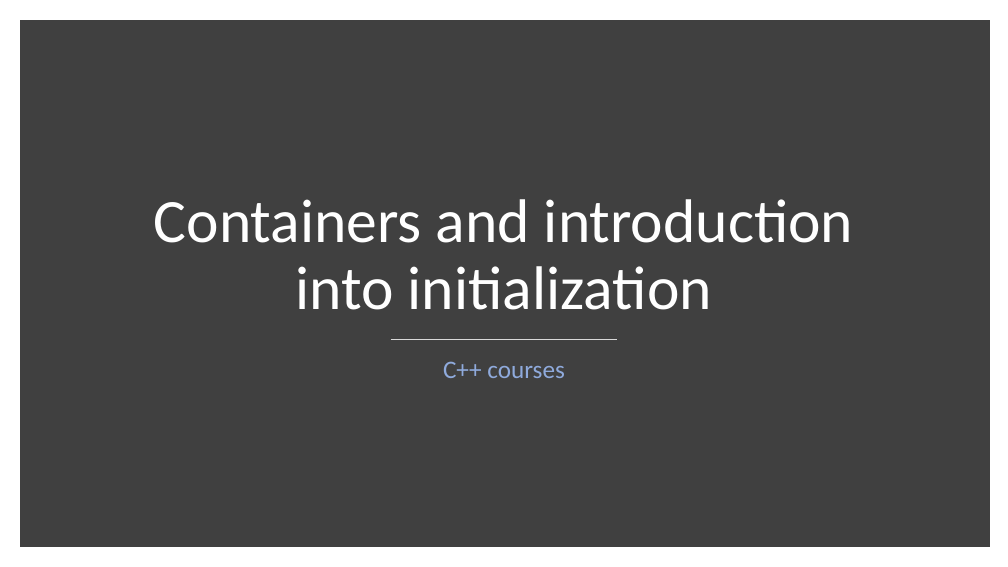
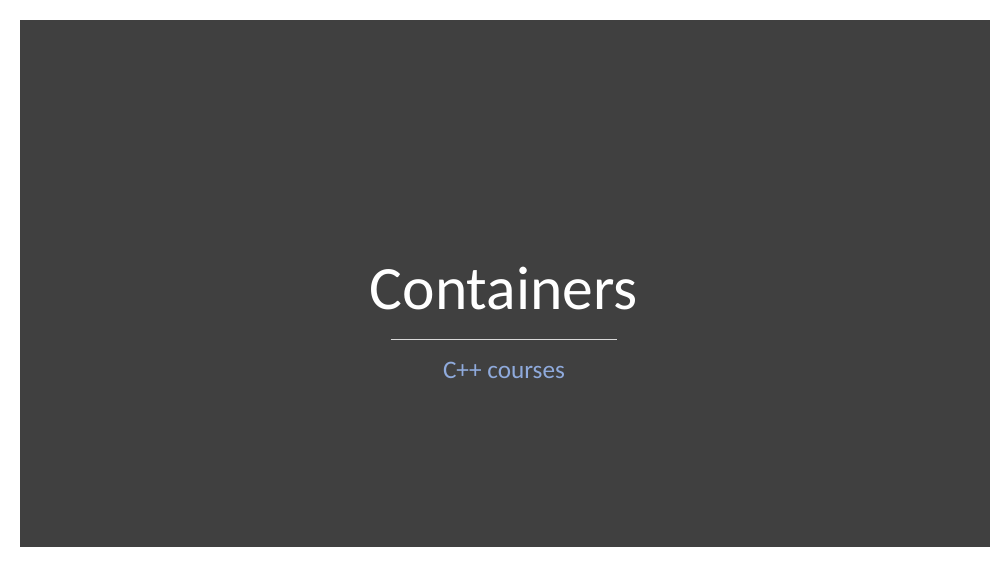
Before and after one commit to rarutyun/cpp-courses, a slide deck: slide 1 of 03_containrers_and_initialization/03_containers.pptx. Drawn at 1008x567 pixels with LibreOffice and Linux fonts; fonts in the diff are those of the drawing. Boxes give left, top, right and bottom in pixels: in the first picture for what was removed or moved away, otherwise in the second. Text is boxed around its words. In the diff, an @@ line names an element or a change of style, - is before the commit and + after.

```diff
--- a/03_containrers_and_initialization/03_containers.pptx
+++ b/03_containrers_and_initialization/03_containers.pptx
@@ title at [370,266,638,310]: text changed @@
-Containers and introduction into initialization
+Containers
```
Also in this commit, not shown: 13 other slides changed, 2 slides added, 2 slides removed.
